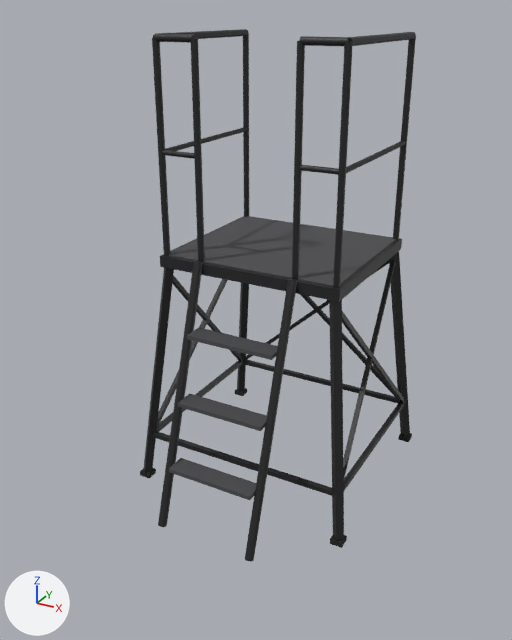
One commit to the glTF model apps/desktop/src/view3d/assets/pit/podium-tower-4ft-black.glb: the scene before it, then after it.
The view is the same before and after, from a 50 mm lens placed at (1.48, -2.98, 2.28), pointed at (0.01, -0.31, 0.95). Arrows for +X, +Y and +Z are at lower left; the lights stay in place. The picture after the commit comes second. Where no turn or scale is listed for an object, it has been applied to the vertices. Vertices at exactly the same position are counted once.

The first picture shows 'powder-black', 'rubber', 'tread'.
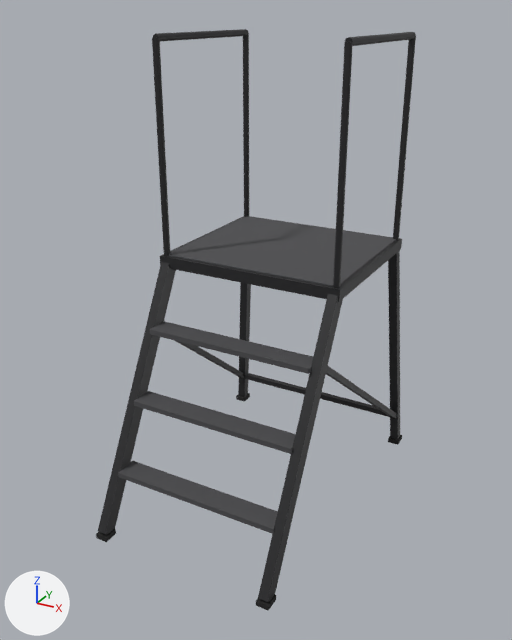
Patch to the scene script:
```diff
--- a/apps/desktop/src/view3d/assets/pit/podium-tower-4ft-black.glb.py
+++ b/apps/desktop/src/view3d/assets/pit/podium-tower-4ft-black.glb.py
@@ me_powder_black @@
-me_powder_black.from_pydata(...)  # 352 vertices, 628 faces; spans x -0.58..0.58, y -0.82..0.53, z -0.01..2.19
+me_powder_black.from_pydata(...)  # 152 vertices, 264 faces; spans x -0.53..0.53, y -1.02..0.47, z 0.01..2.19
+# me_powder_black part 1: the loose piece of 8 vertices spanning x -0.58..-0.4, y 0.35..0.53, z 0.02..1.16 is multiplied about its middle by the matrix ((-0.691, 0.691, 0.215), (-0.715, -0.696, -0.062), (0.106, -0.197, 0.975)), then moved by (0.02, -0.02, 0.0)
+# me_powder_black part 2: the loose piece of 8 vertices spanning x -0.54..-0.42, y -0.39..0.48, z 0.24..1.13 is scaled about its middle by (0.748, 1.11, 0.845), then moved by (0.02, -0.1, -0.14)
+# me_powder_black part 3: the loose piece of 8 vertices spanning x 0.4..0.58, y 0.35..0.53, z 0.02..1.16 is multiplied about its middle by the matrix ((0.705, 0.705, 0.083), (-0.702, 0.709, -0.064), (-0.104, -0.013, 0.995)), then moved by (-0.02, -0.02, 0.0)
+# me_powder_black part 4: the loose piece of 8 vertices spanning x 0.42..0.54, y -0.39..0.48, z 0.24..1.13 is scaled about its middle by (0.748, 1.11, 0.845), then moved by (-0.02, -0.1, -0.14)
+# me_powder_black part 5: a new loose piece, a box spanning x -0.504..0.504, y 0.415..0.445, z 0.165..0.195, in mat_powder_black (black #272729)
+# me_powder_black part 6: 12 loose pieces with 156 vertices, spanning x -0.54..0.54, y -0.82..0.49, z -0.01..1.71, are deleted
+# me_powder_black part 7: 68 vertices removed from x -0.58..0.58, y -0.53..-0.35, z 0.02..2.19; 16 vertices added at x -0.45..0.45, y -1.02..-0.35, z 0.01..1.19
 me_powder_black.materials.append(mat_powder_black)
@@ me_rubber @@
-me_rubber.from_pydata(...)  # 32 vertices, 48 faces; spans x -0.578..0.578, y -0.527..0.527, z 0.0..0.025
+me_rubber.from_pydata(...)  # 32 vertices, 48 faces; spans x -0.534..0.534, y -1.021..0.485, z 0.0..0.025
+# me_rubber part 8: the loose piece of 8 vertices spanning x -0.578..-0.518, y -0.527..-0.467, z 0.0..0.025 is scaled about its middle by (1, 1.17, 1), then moved by (0.044, 0.947, 0.0)
+# me_rubber part 9: the loose piece of 8 vertices spanning x -0.578..-0.518, y 0.467..0.527, z 0.0..0.025 is scaled about its middle by (1, 1.17, 1), then moved by (0.121, -1.483, 0.0)
+# me_rubber part 10: the loose piece of 8 vertices spanning x 0.518..0.578, y -0.527..-0.467, z 0.0..0.025 is scaled about its middle by (1, 1.17, 1), then moved by (-0.044, 0.947, 0.0)
+# me_rubber part 11: the loose piece of 8 vertices spanning x 0.518..0.578, y 0.467..0.527, z 0.0..0.025 is scaled about its middle by (1, 1.17, 1), then moved by (-0.121, -1.483, 0.0)
 me_rubber.materials.append(mat_rubber)
@@ me_tread @@
-me_tread.from_pydata(...)  # 32 vertices, 48 faces; spans x -0.437..0.437, y -0.749..0.386, z 0.285..1.219
+me_tread.from_pydata(...)  # 32 vertices, 48 faces; spans x -0.437..0.437, y -0.889..0.386, z 0.28..1.219
+# me_tread part 12: the loose piece of 8 vertices spanning x -0.218..0.218, y -0.749..-0.649, z 0.285..0.305 is scaled about its middle by (1.87, 1.1, 1.25), then moved by (0.0, -0.135, -0.002)
+# me_tread part 13: the loose piece of 8 vertices spanning x -0.218..0.218, y -0.651..-0.551, z 0.59..0.61 is scaled about its middle by (1.87, 1.1, 1.25), then moved by (0.0, -0.08, -0.003)
+# me_tread part 14: the loose piece of 8 vertices spanning x -0.218..0.218, y -0.554..-0.454, z 0.894..0.914 is scaled about its middle by (1.87, 1.1, 1.25), then moved by (0.0, -0.025, -0.002)
 me_tread.materials.append(mat_tread)
```

Changed parts and their boxes [x1, y1, x2, y2] in the pictures (512 x 640 px; the box of a moved part takes in the faces that stretch with it):
'powder-black', reshaped (17% wider, 7% taller)
    before: [144, 29, 416, 562]
    after: [98, 29, 416, 602]
'tread', reshaped (22% wider, 12% taller)
    before: [169, 216, 396, 500]
    after: [118, 216, 396, 534]
'rubber', reshaped (12% wider, 36% taller)
    before: [140, 388, 412, 548]
    after: [96, 393, 402, 611]
part 1 of me_powder_black, moved or reshaped
    before: [237, 283, 249, 392]
    after: [238, 283, 251, 397]
part 2 of me_powder_black, moved or reshaped
    before: [172, 275, 242, 361]
    after: [174, 340, 244, 378]
part 3 of me_powder_black, moved or reshaped
    before: [389, 251, 410, 437]
    after: [388, 250, 400, 440]
part 4 of me_powder_black, moved or reshaped
    before: [342, 311, 404, 402]
    after: [326, 366, 396, 419]
part 5 of me_powder_black, added
    after: [240, 373, 392, 418]
part 6 of me_powder_black, deleted
    before: [153, 127, 405, 562]
part 7 of me_powder_black, reshaped
    before: [144, 33, 349, 541]
    after: [98, 262, 343, 602]
part 8 of me_rubber, moved or reshaped
    before: [140, 468, 156, 478]
    after: [236, 393, 250, 402]
part 9 of me_rubber, moved or reshaped
    before: [235, 388, 247, 396]
    after: [96, 529, 116, 542]
part 10 of me_rubber, moved or reshaped
    before: [330, 535, 347, 548]
    after: [388, 435, 402, 445]
part 11 of me_rubber, moved or reshaped
    before: [398, 433, 412, 442]
    after: [256, 595, 276, 611]
part 12 of me_tread, moved or reshaped
    before: [169, 458, 256, 500]
    after: [118, 461, 278, 534]
part 13 of me_tread, moved or reshaped
    before: [178, 394, 267, 431]
    after: [134, 391, 295, 454]
part 14 of me_tread, moved or reshaped
    before: [187, 328, 278, 360]
    after: [149, 321, 313, 374]
